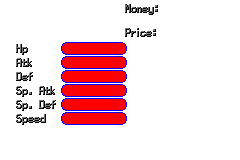
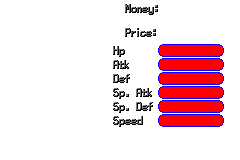
Revision of a layered 240 × 160 image; what changed, layer by layer:
painted on "Layer 44" over [16, 42, 224, 127]
hid "Layer 43" over [16, 42, 224, 127]
